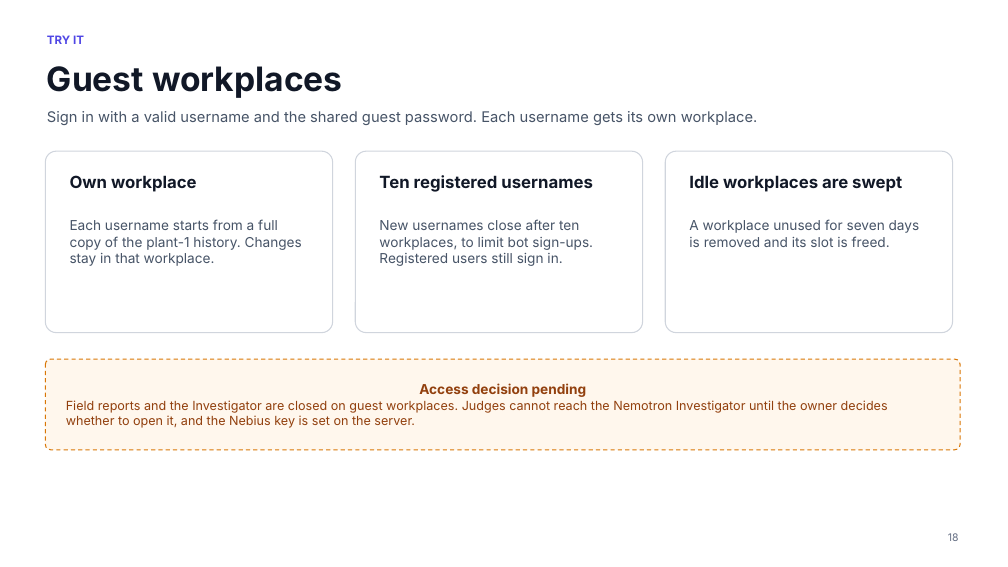
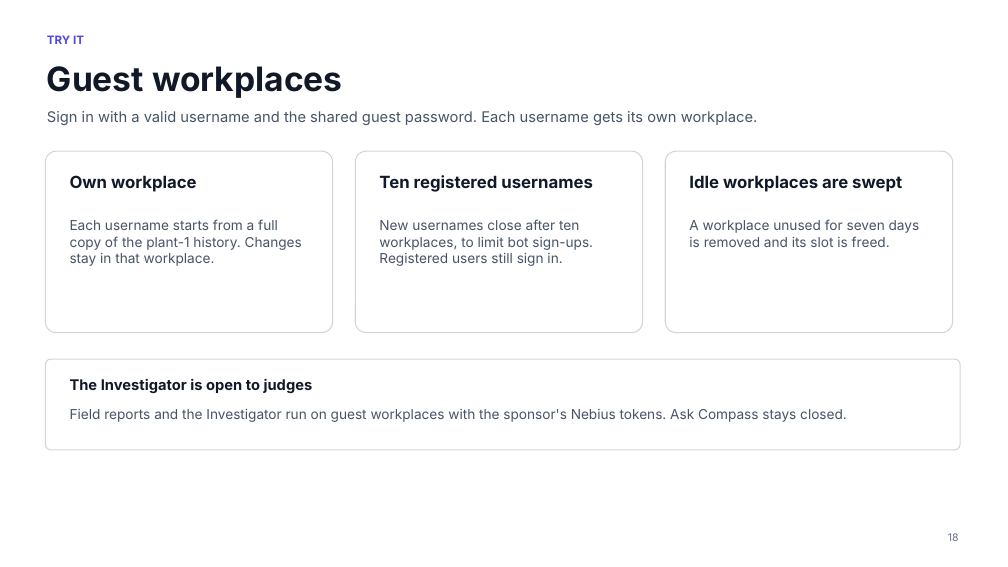
Before and after one commit to e8aura-makodev58/nebius-compass, a slide deck: slide 18 of docs/nebius/deck/ResponseCompass-nebius-deck.pptx. Drawn at 1008x567 pixels with LibreOffice and Linux fonts; fonts in the diff are those of the drawing; background and template pictures are left out. Boxes give left, top, right and bottom in pixels: in the first picture for what was removed or moved away, otherwise in the second. Text is boxed around its words. In the diff, an @@ line names an element or a change of style, - is before the commit and + after.

```diff
--- a/docs/nebius/deck/ResponseCompass-nebius-deck.pptx
+++ b/docs/nebius/deck/ResponseCompass-nebius-deck.pptx
@@ rounded rectangle at <box>45,359,960,450</box>: fill #FFF7ED to #FFFFFF; outline #D97706 1 pt dashed to #D0D5DD 1 pt @@
@@ text in rounded rectangle at <box>66,383,888,428</box>: text removed @@
-Access decision pending
-Field reports and the Investigator are closed on guest workplaces. Judges cannot reach the Nemotron Investigator until the owner decides whether to open it, and the Nebius key is set on the server.
@@ text added at <box>70,378,313,393</box>, 14 pt, text #111827, bold @@
+The Investigator is open to judges
@@ text added at <box>70,409,847,422</box>, 13 pt, text #475467 @@
+Field reports and the Investigator run on guest workplaces with the sponsor's Nebius tokens. Ask Compass stays closed.
```
Also in this commit, not shown: 2 other slides changed, 4 other files.
